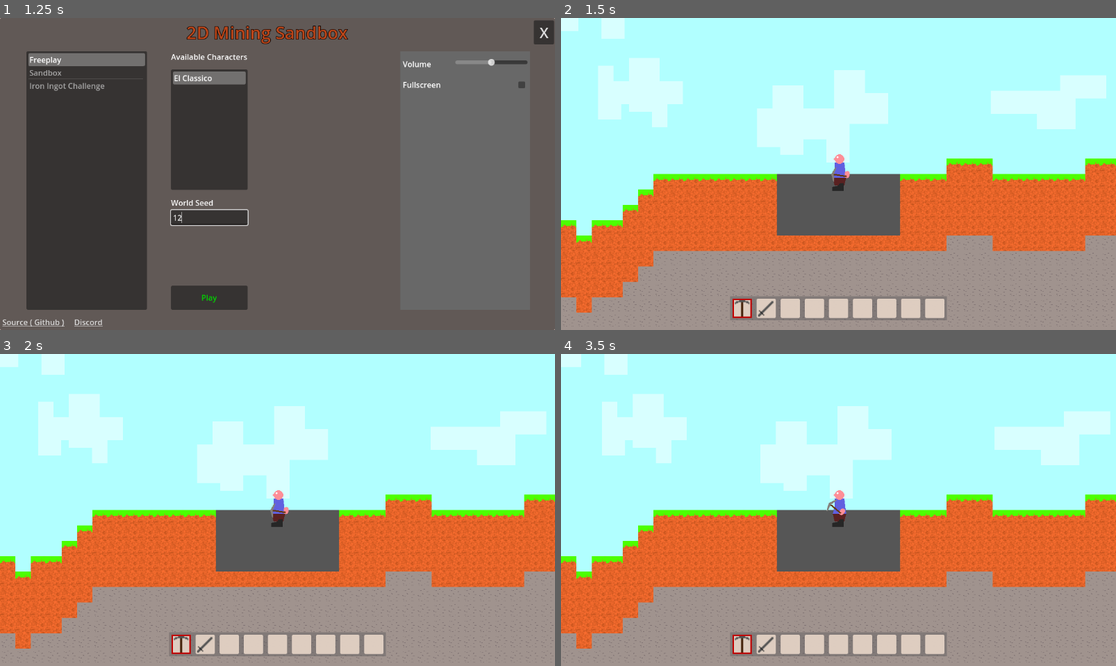
Above: before the commit, frames 1-4 (two rows, left to right).
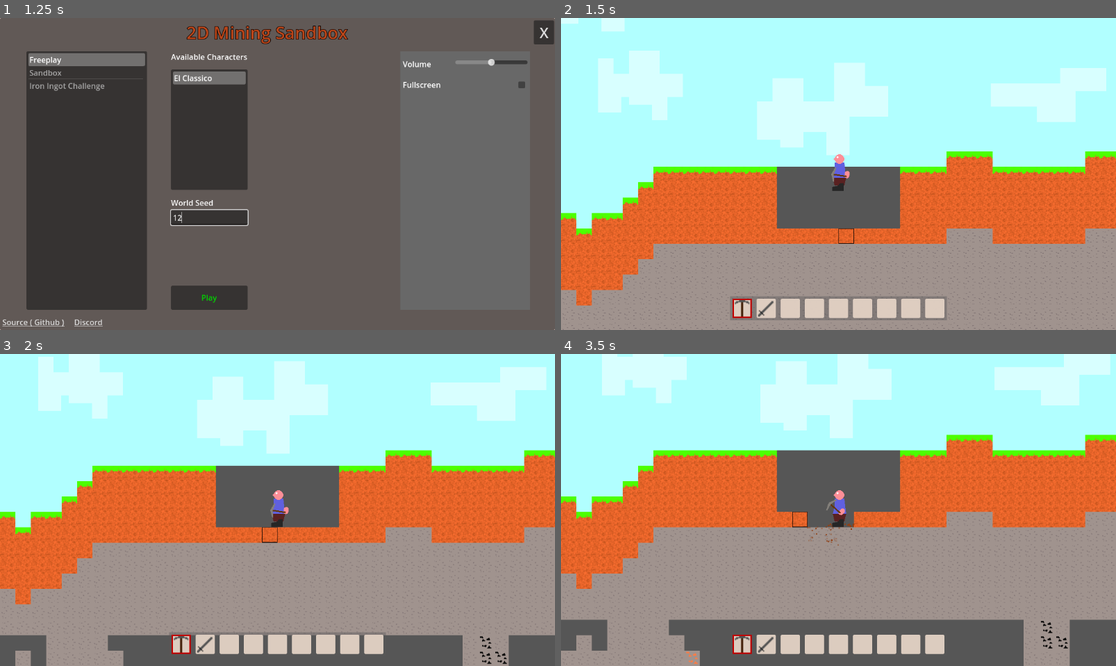
Above: after the commit, the same moments.

Repository: Griiimon/2D-Mining-Sandbox
Game: Godot game, scene res://game/startup.tscn
Two runs of this game, one before a commit and one after it. Both use one fixed random seed, a clock stepped at 60 frames per second and the inputs below. The engine's default icon, where the game draws it, is replaced by a stand-in: a white triangle on a blue panel in a dark square.
Inputs (mouse positions are in pixels of both pictures, inside the frame that each line leads up to):
- Up to frame 1 (1.25 s): click (210, 217) at 0.52 s; type "12" at 0.6 s
- Up to frame 2 (1.5 s): click "Play" at 1.25 s
- Up to frame 3 (2 s): no input
- Up to frame 4 (3.5 s): tap Enter at 2 s; drag from (744, 644) to (827, 510) at 2.02 s; tap Space (jump) at 2.75 s; drag from (766, 644) to (827, 510) at 2.77 s

Frame 1 is identical in both runs. In frame 2, 12% of the frame differs, in the area x 0-100%, y 1-100%; in frame 3, 50%; in frame 4, 62%, in the area x 0-100%, y 0-100%.
Error before the commit: Parse Error: Could not find type "PlayerVehicleState" in the current scope. (res://game/player/state)

Commit message:
remove vehicle state

Diff:
--- a/game/player/state machine/player_state_machine.gd
+++ b/game/player/state machine/player_state_machine.gd
@@ -8,7 +8,6 @@
 @onready var item_charging_state: PlayerState = $"Item Charging"
 @onready var dying_state: PlayerState = $"Dying"
 @onready var building_state: PlayerBuildingState = $Building
-@onready var vehicle_state: PlayerVehicleState = $Vehicle
 
 
 
